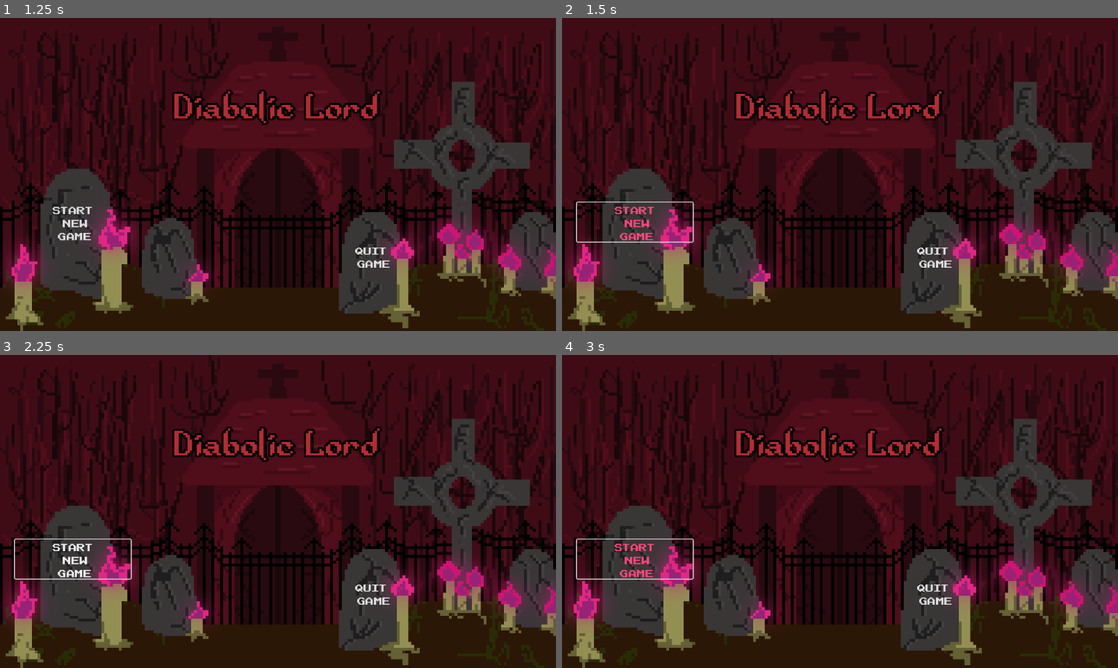
Above: before the commit, frames 1-4 (two rows, left to right).
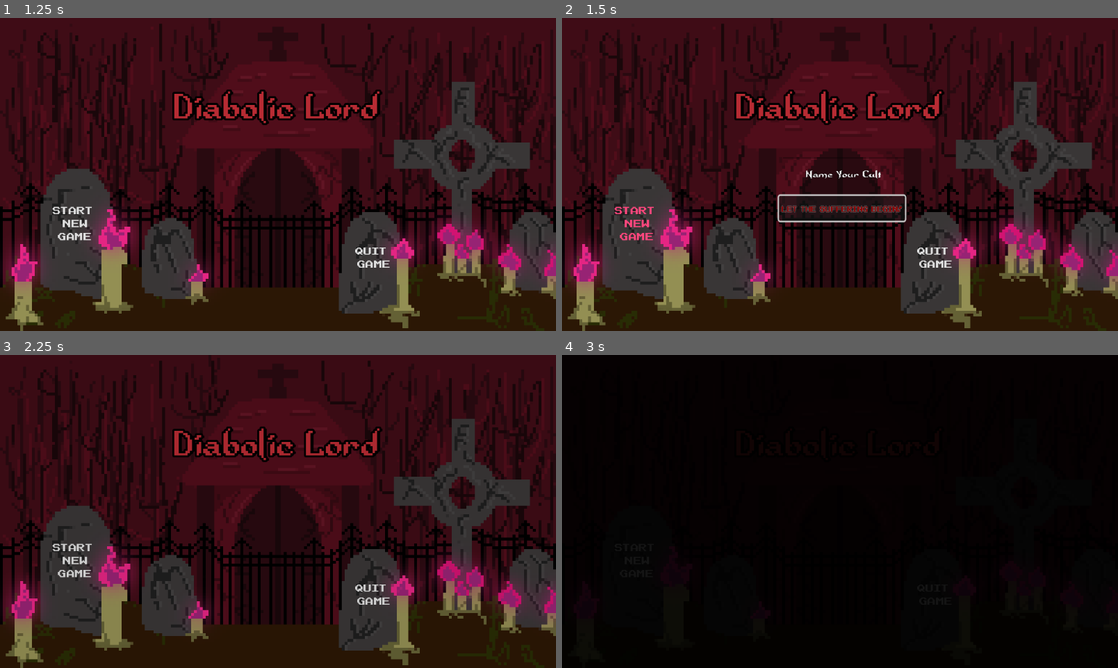
Above: after the commit, the same moments.

Repository: GeMini-220/Diabolic-Lord
Game: Godot game, scene res://MainScenes/start_menu.tscn
Same seed, same stepped clock (60 frames per second), same inputs: the game is played once before the commit and once after it.
Inputs (mouse positions are in pixels of both pictures, inside the frame that each line leads up to):
- Up to frame 1 (1.25 s): click "Start New Game" at 0.5 s
- Up to frame 2 (1.5 s): click "Start New Game" at 1.25 s
- Up to frame 3 (2.25 s): click (278, 545) at 2 s, where only the run after the commit has a clickable "let the Suffering Begin!"
- Up to frame 4 (3 s): click "Start New Game" at 2.75 s

Frame 1 is identical in both runs. In frame 2, 1.4% of the frame differs, in the area x 2-62%, y 44-72%; in frame 3, 0.4%; in frame 4, 89%, in the area x 0-100%, y 0-100%.

Commit message:
Allow user to name clan
Display clan name on campfire scene flag.

Diff:
--- a/MainScenes/campfire.tscn
+++ b/MainScenes/campfire.tscn
@@ -13,6 +13,7 @@
 [ext_resource type="BitMap" uid="uid://dcyygrqnawjmu" path="res://Image/campfire/Upgrade-ClickMask.bmp" id="8_kcuar"]
 [ext_resource type="PackedScene" uid="uid://ycbqvltmppkh" path="res://MainScenes/skill_tree.tscn" id="12_li17o"]
 [ext_resource type="AudioStream" uid="uid://dsuq45efjulon" path="res://audio/DLOST_-_Diabolic_Lord.wav" id="13_i1idq"]
+[ext_resource type="FontFile" uid="uid://cvy4ahqpj54t0" path="res://fonts/Adventurer.ttf" id="14_uqnru"]
 
 [sub_resource type="Animation" id="Animation_nwpus"]
 length = 0.001
@@ -114,6 +115,14 @@
 "fade_to_black": SubResource("Animation_ne8ly")
 }
 
+[sub_resource type="LabelSettings" id="LabelSettings_s66j6"]
+line_spacing = 4.0
+font = ExtResource("14_uqnru")
+font_size = 31
+font_color = Color(0.160784, 0.0862745, 0.054902, 1)
+outline_color = Color(0.356863, 0.239216, 0.211765, 0.792157)
+shadow_color = Color(0, 0, 0, 0.0588235)
+
 [node name="Campfire" type="Control"]
 layout_mode = 3
 anchors_preset = 15
@@ -185,6 +194,26 @@
 "": SubResource("AnimationLibrary_nn8k5")
 }
 
+[node name="CultName" type="Label" parent="."]
+layout_mode = 1
+anchors_preset = -1
+anchor_left = -0.0095486
+anchor_top = -0.0401235
+anchor_right = 0.015625
+anchor_bottom = -0.0401235
+offset_left = 44.0
+offset_top = 342.0
+offset_right = 217.0
+offset_bottom = 377.0
+rotation = -0.163236
+scale = Vector2(0.95661, 3.84463)
+theme_override_font_sizes/font_size = 40
+text = "12345678912"
+label_settings = SubResource("LabelSettings_s66j6")
+horizontal_alignment = 1
+vertical_alignment = 1
+metadata/_edit_use_anchors_ = true
+
 [connection signal="pressed" from="Embark" to="." method="_on_embark_pressed"]
 [connection signal="pressed" from="MainMenu" to="." method="_on_main_menu_pressed"]
 [connection signal="pressed" from="Upgrade" to="." method="_on_upgrade_pressed"]
--- a/MainScenes/start_menu.tscn
+++ b/MainScenes/start_menu.tscn
@@ -91,6 +91,8 @@
 "fade_out": SubResource("Animation_kd8jn")
 }
 
+[sub_resource type="StyleBoxLine" id="StyleBoxLine_bswh1"]
+
 [node name="Start Menu" type="Control"]
 layout_mode = 3
 anchors_preset = 15
@@ -194,7 +196,7 @@
 offset_left = 8.0
 offset_top = 8.0
 offset_right = -8.0
-offset_bottom = -26.0
+offset_bottom = -48.0
 grow_horizontal = 2
 grow_vertical = 2
 theme_override_constants/separation = 24
@@ -217,7 +219,7 @@
 offset_left = 8.0
 offset_top = 8.0
 offset_right = -8.0
-offset_bottom = -26.0
+offset_bottom = -48.0
 grow_horizontal = 2
 grow_vertical = 2
 alignment = 1
@@ -260,6 +262,7 @@
 cancel_button_text = "NO!!!!!"
 
 [node name="ScreenFade" type="ColorRect" parent="."]
+visible = false
 layout_mode = 1
 anchors_preset = 15
 anchor_right = 1.0
@@ -276,6 +279,68 @@
 [node name="BGMusic" type="AudioStreamPlayer2D" parent="."]
 stream = ExtResource("6_s007r")
 autoplay = true
+
+[node name="CultNameEdit" type="LineEdit" parent="."]
+visible = false
+top_level = true
+layout_mode = 1
+anchors_preset = 8
+anchor_left = 0.5
+anchor_top = 0.5
+anchor_right = 0.5
+anchor_bottom = 0.5
+offset_left = -117.0
+offset_top = -35.0
+offset_right = 96.0
+offset_bottom = 35.0
+grow_horizontal = 2
+grow_vertical = 2
+scale = Vector2(1.17353, 1.01685)
+theme_override_colors/font_color = Color(1, 1, 1, 1)
+theme_override_colors/font_selected_color = Color(1, 1, 1, 1)
+theme_override_colors/font_uneditable_color = Color(1, 1, 1, 1)
+theme_override_colors/font_placeholder_color = Color(1, 1, 1, 1)
+theme_override_colors/font_outline_color = Color(0, 0, 0, 0.721569)
+theme_override_colors/caret_color = Color(1, 1, 1, 1)
+theme_override_colors/selection_color = Color(0, 0, 0, 1)
+theme_override_colors/clear_button_color = Color(0, 0, 0, 1)
+theme_override_colors/clear_button_color_pressed = Color(0, 0, 0, 1)
+theme_override_constants/minimum_character_width = 14
+theme_override_constants/outline_size = 2
+theme_override_constants/caret_width = 1
+theme_override_fonts/font = ExtResource("2_wgoxx")
+theme_override_font_sizes/font_size = 19
+theme_override_styles/normal = SubResource("StyleBoxLine_bswh1")
+placeholder_text = "Name Your Cult"
+alignment = 1
+max_length = 12
+expand_to_text_length = true
+selecting_enabled = false
+
+[node name="CultConfirm" type="Button" parent="CultNameEdit"]
+layout_mode = 1
+anchors_preset = 7
+anchor_left = 0.5
+anchor_top = 1.0
+anchor_right = 0.5
+anchor_bottom = 1.0
+offset_left = -114.169
+offset_top = 7.69096
+offset_right = 70.8308
+offset_bottom = 38.691
+grow_horizontal = 2
+grow_vertical = 0
+scale = Vector2(1.20211, 1.6282)
+theme_override_colors/font_color = Color(0.298039, 0, 0, 1)
+theme_override_colors/font_pressed_color = Color(0.701961, 0, 0, 1)
+theme_override_colors/font_hover_color = Color(0.960784, 0, 0, 1)
+theme_override_colors/font_focus_color = Color(0.545098, 0, 0, 1)
+theme_override_colors/font_hover_pressed_color = Color(0.913725, 0, 0, 1)
+theme_override_colors/font_disabled_color = Color(0.298039, 0, 0, 1)
+theme_override_colors/font_outline_color = Color(0.92549, 0.92549, 0.92549, 0.737255)
+theme_override_constants/outline_size = 1
+theme_override_fonts/font = ExtResource("3_7t56n")
+text = "let the Suffering Begin!"
 
 [connection signal="pressed" from="start_new_game" to="." method="_on_start_new_game_pressed"]
 [connection signal="pressed" from="load_game" to="." method="_on_load_game_pressed"]
@@ -286,3 +351,4 @@
 [connection signal="pressed" from="ConfirmationDialog/HBoxContainer/VBoxContainer/cancel_button" to="." method="_on_cancel_button_pressed"]
 [connection signal="canceled" from="newGameConfirmationDialog" to="." method="_on_new_game_confirmation_dialog_canceled"]
 [connection signal="confirmed" from="newGameConfirmationDialog" to="." method="_on_new_game_confirmation_dialog_confirmed"]
+[connection signal="pressed" from="CultNameEdit/CultConfirm" to="." method="_on_cult_confirm_pressed"]
--- a/src/Campfire.gd
+++ b/src/Campfire.gd
@@ -5,10 +5,12 @@
 @onready var bg_music = $BGMusic
 @onready var screen_fade = $ScreenFade
 @onready var screen_fade_anim = $ScreenFade/ScreenFadeAnim
+@onready var cult_name_sign = $CultName
 
 
 
 func _ready():
+	cult_name_sign.text = State.cult_name
 	screen_fade.visible = true
 	screen_fade_anim.play("fade_in")
 	await screen_fade_anim.animation_finished
--- a/src/State.gd
+++ b/src/State.gd
@@ -9,6 +9,7 @@
 func _process(delta):
 	pass
 
+var cult_name = "Cultist"
 var current_health
 var max_health
 var damage
@@ -41,6 +42,7 @@
 		"tier_unlocked": tier_unlocked,
 		"spells_unlocked": spells_unlocked,
 		"generic_unlocked": generic_unlocked,
+		"cult_name": cult_name,
 
 	}
 
@@ -104,4 +106,5 @@
 	tier_unlocked = player_data["tier_unlocked"]
 	spells_unlocked = player_data["spells_unlocked"]
 	generic_unlocked = player_data["generic_unlocked"]
+	cult_name = player_data.get("cult_name", "Cultist")
 	# Update any other player state or UI elements as necessary
--- a/src/start_menu.gd
+++ b/src/start_menu.gd
@@ -1,4 +1,5 @@
 extends Control
+signal cult_name_confirmed
 
 @onready var battle_scene = preload("res://MainScenes/campfire.tscn") as PackedScene
 @onready var confirmation_dialog = $ConfirmationDialog
@@ -6,7 +7,8 @@
 @onready var screen_fade = $ScreenFade
 @onready var screen_fade_anim = $ScreenFade/ScreenFadeAnim
 
-
+@onready var cult_name_edit = $CultNameEdit
+@onready var cult_confirm = $CultNameEdit/CultConfirm
 
 
 func start_fade_in():
@@ -34,13 +36,19 @@
 
 # Use this function for starting a new game with a pre-packed scene
 func _on_start_new_game_pressed():
-	var save_file = FileAccess.open(State.FILE_PATH, FileAccess.READ)
-	if save_file:
-		$newGameConfirmationDialog.popup()
+	if FileAccess.file_exists(State.FILE_PATH):
+		$newGameConfirmationDialog.popup()  # Ask for confirmation if a save exists
+	else:
+		State.initialize_player_data()  # Initialize player data if no save file exists
+		cult_name_edit.show()  # Show the cult name input
+		cult_confirm.grab_focus()
+
 
 func _on_new_game_confirmation_dialog_confirmed():
-	State.initialize_player_data()
-	get_tree().change_scene_to_packed(battle_scene)
+	$newGameConfirmationDialog.hide()
+	cult_name_edit.show()
+	await cult_confirm.pressed
+
 
 func _on_new_game_confirmation_dialog_canceled():
 	$newGameConfirmationDialog.hide()
@@ -66,3 +74,21 @@
 
 func _on_cancel_button_pressed():
 	confirmation_dialog.hide()
+
+func _on_cult_confirm_pressed():
+	cult_name_edit.hide()
+	var cult_name = cult_name_edit.text.strip_edges()
+	if cult_name != "":
+		State.initialize_player_data()
+		State.cult_name = cult_name  # Update the cult name in the State
+		print("Cult name set to: ", cult_name)  # Optional: Confirm the change in the output
+		emit_signal("cult_name_confirmed")  # Emit the signal indicating the name has been set
+		cult_name_edit.hide()
+		screen_fade_anim.play("fade_out")
+		await screen_fade_anim.animation_finished
+		get_tree().change_scene_to_packed(battle_scene) # Optionally hide the LineEdit after confirmation
+	else:
+		State.initialize_player_data()
+		screen_fade_anim.play("fade_out")
+		await screen_fade_anim.animation_finished
+		get_tree().change_scene_to_packed(battle_scene)
Not shown: 1 places in MainScenes/campfire.tscn that only renumber resources
Not shown: 1 places in MainScenes/start_menu.tscn that only renumber resources
